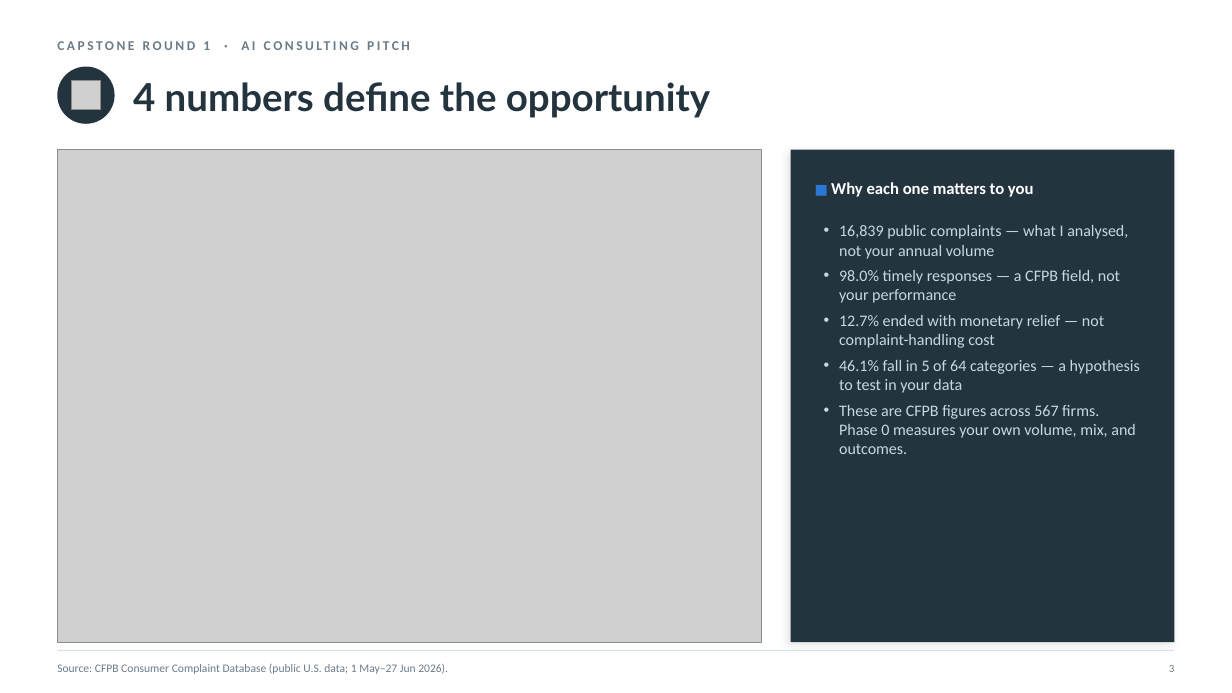
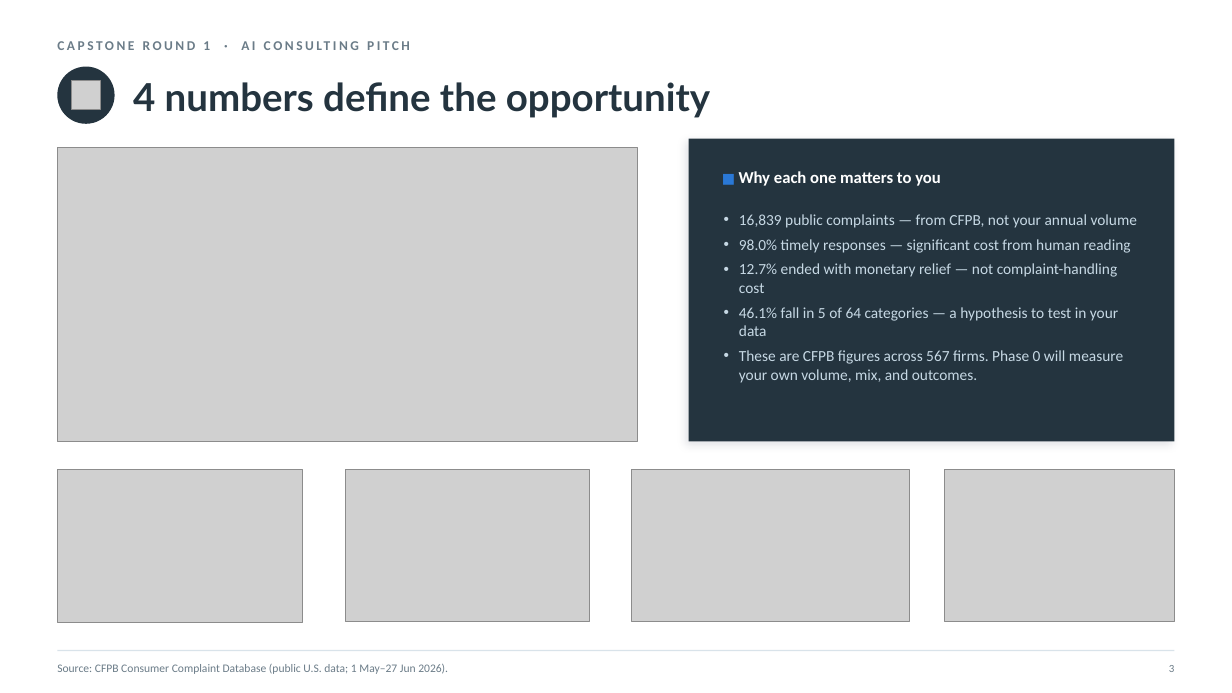
Before and after one commit to nyelugo/PROJECT-Capstone-AI-Consulting, a slide deck: slide 4 of presentation/round1_pitch.pptx. Drawn at 1232x693 pixels with LibreOffice and Linux fonts; fonts in the diff are those of the drawing; grey boxes stand for pictures. Boxes give left, top, right and bottom in pixels: in the first picture for what was removed or moved away, otherwise in the second. Text is boxed around its words. In the diff, an @@ line names an element or a change of style, - is before the commit and + after.

Commit message:
Deck as presented: Ugo's final edit pass
The version actually delivered on 2026-08-30, replacing the last version I
built. 15 slides, 21 images. Committed so the repo holds what the room saw,
not an earlier draft of it.

```diff
--- a/presentation/round1_pitch.pptx
+++ b/presentation/round1_pitch.pptx
@@ picture added at (57, 147, 638, 442) @@
@@ rectangle: place and size @@
-rectangle at (791, 150, 1175, 642)
+rectangle at (689, 139, 1175, 442)
@@ picture removed at (57, 150, 762, 642) @@
@@ text "■ Why each one matters ...": place and size @@
-text "■ Why each one matters ..." at (831, 182, 1034, 197)
+text "■ Why each one matters ..." at (739, 171, 941, 186)
@@ text "16,839 public complaints — from ...": place and size @@
-text "16,839 public complaints — from ..." at (839, 225, 1140, 454)
+text "16,839 public complaints — from ..." at (739, 214, 1137, 383)
@@ text at (739, 214, 1137, 253): text changed; size 12.5 to 12 pt @@
-• 16,839 public complaints — what I analysed, not your annual volume
-• 98.0% timely responses — a CFPB field, not your performance
+• 16,839 public complaints — from CFPB, not your annual volume
+• 98.0% timely responses — significant cost from human reading
@@ text at (739, 263, 1118, 336): size 12.5 to 12 pt in "12.7% ended with monetary relief — not ...", "46.1% fall in 5 of 64 categories ..." @@
@@ text at (739, 350, 1123, 383): text changed; size 12.5 to 12 pt @@
-• These are CFPB figures across 567 firms. Phase 0 measures your own volume, mix, and outcomes.
+• These are CFPB figures across 567 firms. Phase 0 will measure your own volume, mix, and outcomes.
@@ picture added at (57, 470, 303, 622) @@
@@ picture added at (346, 470, 591, 622) @@
@@ picture added at (632, 470, 909, 622) @@
@@ picture added at (945, 470, 1175, 622) @@
```
Also in this commit, not shown: 5 other slides changed.
